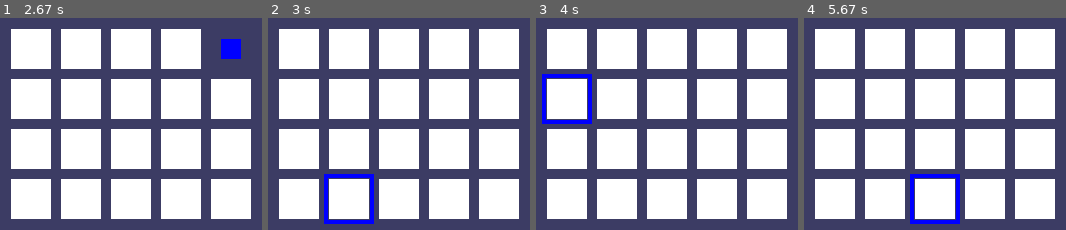
Above: before the commit, frames 1-4 (left to right).
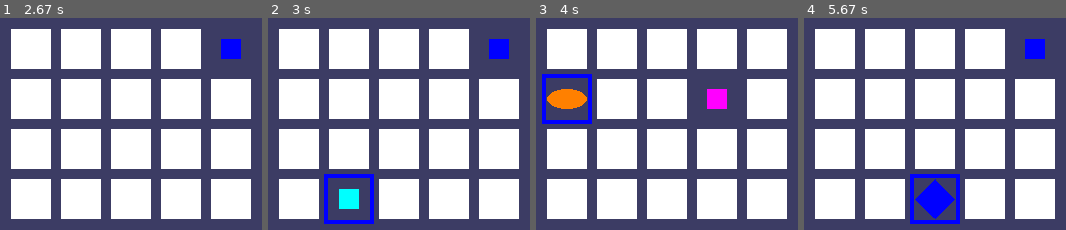
Above: after the commit, the same moments.

Repository: Haut-Stone/study_Python
Game: pygame game, started from first_pygame.py
The game is run twice, just before and just after one commit, with the same random seed, the same clock (stepped at 60 frames per second) and the same inputs.
Inputs (mouse positions are in pixels of both pictures, inside the frame that each line leads up to):
- Up to frame 1 (2.67 s): click (136, 128) at 0.38 s; click (217, 189) at 0.72 s; press the mouse at (131, 49) at 1.03 s; move the mouse to (outside the picture) at 1.13 s; release the mouse at (outside the picture) at 1.27 s; click (81, 49) at 1.38 s; click (246, 85) at 1.72 s; press the mouse at (180, 49) at 2.03 s; move the mouse to (outside the picture) at 2.13 s; release the mouse at (outside the picture) at 2.27 s; click (230, 49) at 2.38 s
- Up to frame 2 (3 s): press the mouse at (448, 198) at 2.7 s; move the mouse to (396, 196) at 2.8 s; release the mouse at (343, 196) at 2.93 s
- Up to frame 3 (4 s): press the mouse at (716, 49) at 3.03 s; move the mouse to (722, 68) at 3.13 s; release the mouse at (727, 87) at 3.27 s; click (549, 100) at 3.88 s
- Up to frame 4 (5.67 s): press the mouse at (935, 98) at 4.2 s; move the mouse to (809, 149) at 4.3 s; release the mouse at (outside the picture) at 4.43 s; click (1026, 64) at 5.05 s; press the mouse at (835, 49) at 5.37 s; move the mouse to (885, 119) at 5.47 s; release the mouse at (937, 189) at 5.6 s

Frame 1 is identical in both runs. In frame 2, 5.8% of the frame differs, in the area x 23-96%, y 5-95%; in frame 3, 5.8%; in frame 4, 5.8%.

Commit message:
更新
嗯嗯

Diff:
--- a/first_pygame.py
+++ b/first_pygame.py
@@ -2,7 +2,7 @@
 # @Author: Haut-Stone
 # @Date:   2016-12-30 13:24:14
 # @Last Modified by:   Haut-Stone
-# @Last Modified time: 2016-12-30 21:51:54
+# @Last Modified time: 2016-12-31 09:17:16
 
 import  random , pygame, sys
 from pygame.locals import *
@@ -102,14 +102,14 @@
 						# for wait in [1,2,3,4,5,6,7,8,9]:
 						drawBoard(mainBoard, revealedBoxes)
 
-						# pygame.display.update()#更新画面
-						# FPSCLOCK.tick(FPS)
+						pygame.display.flip()#更新画面
+						FPSCLOCK.tick(FPS)
 						# 	if revealedBoxes[firstSection[0]][firstSection[1]] == True:
 						# 		revealedBoxes[firstSection[0]][firstSection[1]] = False
-						# 	else:
+							# 	else:
 						# 		revealedBoxes[firstSection[0]][firstSection[1]] = True
 						# 		print('运行到这里了')
-						# print('测试部分已经结束')
+						print('测试部分已经结束')
 						# coverBoxesAnimation(mainBoard, [(firstSection[0], firstSection[1]), (boxx, boxy)])#合上两个方块
 						revealedBoxes[firstSection[0]][firstSection[1]] = False #标记没有被揭开
 						revealedBoxes[boxx][boxy] = False #标记没有被揭开
@@ -136,6 +136,7 @@
 	for i in range(BOARDWIDTH):
 		revealedBoxes.append([val] * BOARDHEIGHT)
 	return revealedBoxes
+
 def getRandomizedBoard():#返回板子元素列表
 	icons = []
 	for color in ALLCOLORS:
@@ -156,6 +157,7 @@
 			del icons[0]
 		board.append(column)
 	return board #返回到mainboard
+
 def splitIntoGroupsOf(groupSize, theList):#制造列表的列表，，，不懂		？？
 	result = []
 	for i in range(0, len(theList), groupSize):
@@ -165,6 +167,7 @@
 	left = boxx * (BOXSIZE + GAPSIZE) + XMARGIN
 	top = boxy * (BOXSIZE + GAPSIZE) + YMARGIN
 	return (left, top)
+
 def getBoxAtPixel(x, y):#建造覆盖块，如果鼠标位置被覆盖，则返回对应的块的坐标
 	for boxx in range(BOARDWIDTH):#遍历所有元素位置
 		for boxy in range(BOARDHEIGHT):
@@ -173,40 +176,41 @@
 			if boxRect.collidepoint(x, y):#如果压住，则返回对应的元素位置
 				return (boxx, boxy)
 	return (None, None)#如果没有
+
 def getShapeAndColor(board, boxx, boxy):#得到元素的形状颜色
 
 	return board[boxx][boxy][0], board[boxx][boxy][1]
 # def revealBoxesAnimation(board, boxesToReveal):#打开板子的动画
-# # 	for coverage in range(BOXSIZE, (-REVERALSPEED) - 1, -REVERALSPEED):
-# # 		drawBoxCovers(board, boxesToReveal, coverage)
+# 	for coverage in range(BOXSIZE, (-REVERALSPEED) - 1, -REVERALSPEED):
+# 		drawBoxCovers(board, boxesToReveal, coverage)
 # def coverBoxesAnimation(board, boxesToCover):#盖上板子的动画
 #  	for coverage in range(0, BOXSIZE + REVERALSPEED, REVERALSPEED):
 #  		drawBoxCovers(board, boxesToCover, coverage)
 # def startGameAnimation(board):#开始的提示动画
-# # 	coveredBoxes = generateRevealedBoxesData(False)#刚开始均盖住
-# # 	boxes = []#新建元素表单
-# # 	for x in range(BOARDWIDTH):
-# # 		for y in range(BOARDHEIGHT):
-# # 			boxes.append((x, y))
-# # 	random. shuffle(boxes)#打乱元素
-# # 	boxGroups = splitIntoGroupsOf(8, boxes)#		？？
-
-# # 	drawBoard(board, coveredBoxes)
-# # 	for boxGroup in boxGroups:
-# # 		revealBoxesAnimation(board, boxGroup)#翻开动画
-# # 		pygame.time.wait(100)
-# # 		coverBoxesAnimation(board, boxGroup)#合上动画
-# def gameWonAnimation(board):#获胜动画
-# # 	coveredBoxes = generateRevealedBoxesData(True) #创建状态列表
-# # 	color1 = LIGHTBGCOLOR
-# # 	color2 = BGCOLOR
-
-# # 	for i in range(13):
-# # 		color1, color2 = color2, color1
-# # 		DISPLAYSURF.fill(color1) #快速改变背景颜色
-# # 		drawBoard(board, coveredBoxes)#重画板子
-# # 		pygame.display.update()#更新画面
-# # 		pygame.time.wait(300)
+# 	coveredBoxes = generateRevealedBoxesData(False)#刚开始均盖住
+# 	boxes = []#新建元素表单
+# 	for x in range(BOARDWIDTH):
+# 		for y in range(BOARDHEIGHT):
+# 			boxes.append((x, y))
+# 	random. shuffle(boxes)#打乱元素
+# 	boxGroups = splitIntoGroupsOf(8, boxes)#		？？
+
+# 	drawBoard(board, coveredBoxes)
+# 	for boxGroup in boxGroups:
+# 		revealBoxesAnimation(board, boxGroup)#翻开动画
+# 		pygame.time.wait(100)
+# 		coverBoxesAnimation(board, boxGroup)#合上动画
+#def gameWonAnimation(board):#获胜动画
+# 	coveredBoxes = generateRevealedBoxesData(True) #创建状态列表
+# 	color1 = LIGHTBGCOLOR
+# 	color2 = BGCOLOR
+
+# 	for i in range(13):
+# 		color1, color2 = color2, color1
+# 		DISPLAYSURF.fill(color1) #快速改变背景颜色
+# 		drawBoard(board, coveredBoxes)#重画板子
+# 		pygame.display.update()#更新画面
+# 		pygame.time.wait(300)
 def drawBoard(board, revealed):#绘制board
 	for boxx in range(BOARDWIDTH):
 		for boxy in range(BOARDHEIGHT):
@@ -217,9 +221,11 @@
 			else:
 				shape, color = getShapeAndColor(board, boxx, boxy)
 				drawIcon(shape, color, boxx, boxy)
+
 def drawHighlightBox(boxx, boxy):#绘制高亮框
 	left , top = leftTopCoorsOfBox(boxx, boxy)
 	pygame.draw.rect(DISPLAYSURF, HIGHLIGHTCOLOR, (left-5, top-5, BOXSIZE+10, BOXSIZE+10), 4)
+
 def drawBoxCovers(board, boxes, coverage):#绘制覆盖的板子
 	for box in boxes:
 		left, top = leftTopCoorsOfBox(box[0], box[1])
@@ -230,6 +236,7 @@
 			pygame.draw.rect(DISPLAYSURF, BOXCOLOR, (left, top, coverage, BOXSIZE))#有盖子则画盖子
 	pygame.display.update()
 	FPSCLOCK.tick(FPS)
+
 def drawIcon(shape, color, boxx, boxy):#画出板子元素所对应的图形
     quarter = int(BOXSIZE * 0.25) # syntactic sugar
     half =    int(BOXSIZE * 0.5)  # syntactic sugar
@@ -249,6 +256,7 @@
             pygame.draw.line(DISPLAYSURF, color, (left + i, top + BOXSIZE - 1), (left + BOXSIZE - 1, top + i))
     elif shape == OVAL:
         pygame.draw.ellipse(DISPLAYSURF, color, (left, top + quarter, BOXSIZE, half))
+
 def hasWon(revealedBoxes):#如果全部都翻开了，就赢了
 	for i in revealedBoxes:
 		if False in i:
